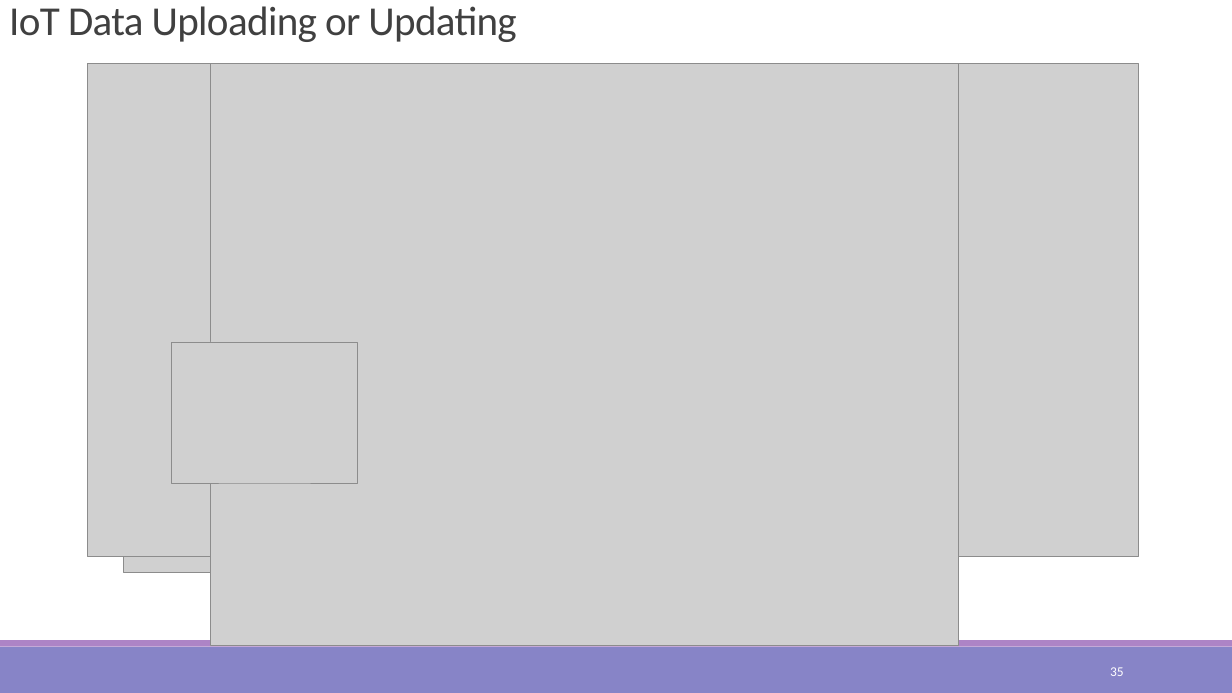
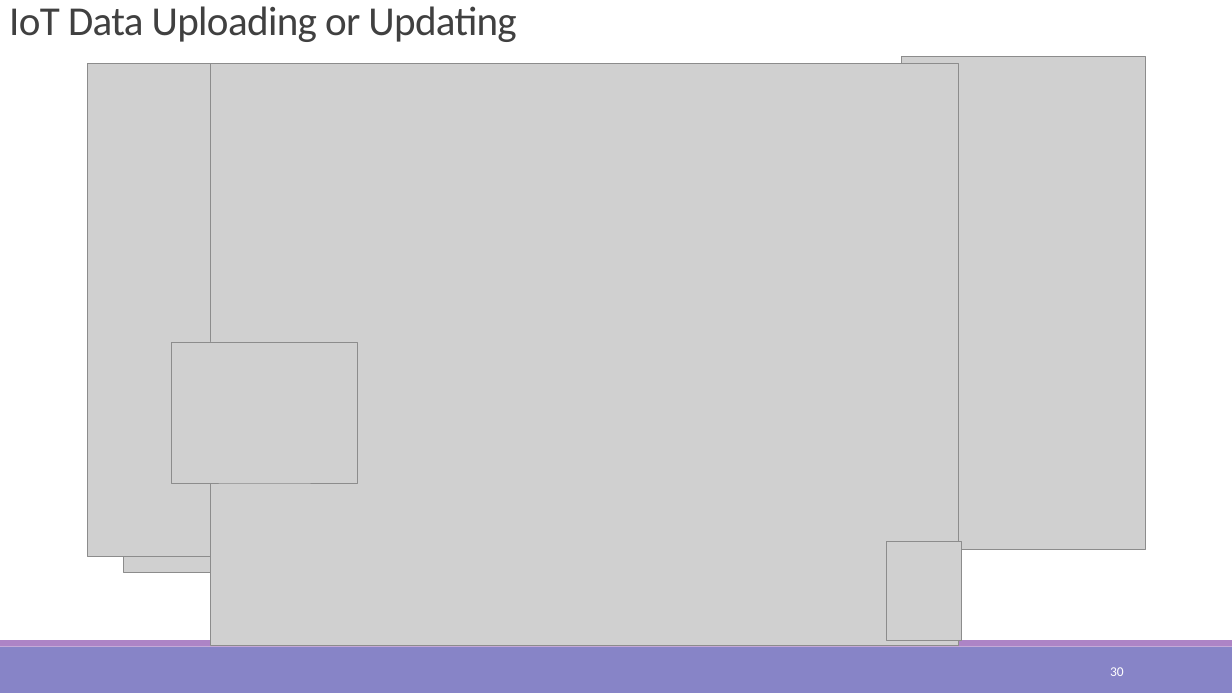
Before and after one commit to kuromasama/Paper, a slide deck: slide 30 of 澤洋 口試.pptx (slide 35 before the commit). Drawn at 1232x693 pixels with LibreOffice and Linux fonts; fonts in the diff are those of the drawing; grey boxes stand for pictures. Boxes give left, top, right and bottom in pixels: in the first picture for what was removed or moved away, otherwise in the second. Text is boxed around its words. In the diff, an @@ line names an element or a change of style, - is before the commit and + after.

```diff
--- a/澤洋 口試.pptx
+++ b/澤洋 口試.pptx
@@ picture: place and size @@
-picture at bbox=[895, 64, 1139, 556]
+picture at bbox=[902, 56, 1146, 549]
@@ picture added at bbox=[887, 542, 961, 640] @@
@@ page number at bbox=[1110, 667, 1124, 676]: text changed @@
-35
+30
```
Also in this commit, not shown: 2 other slides changed, 8 other files.
